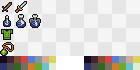
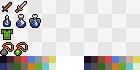
The second 140 x 70 image is a revision of the first. Changes to its layers:
painted on "Layer 3" over [1, 42, 28, 56]
